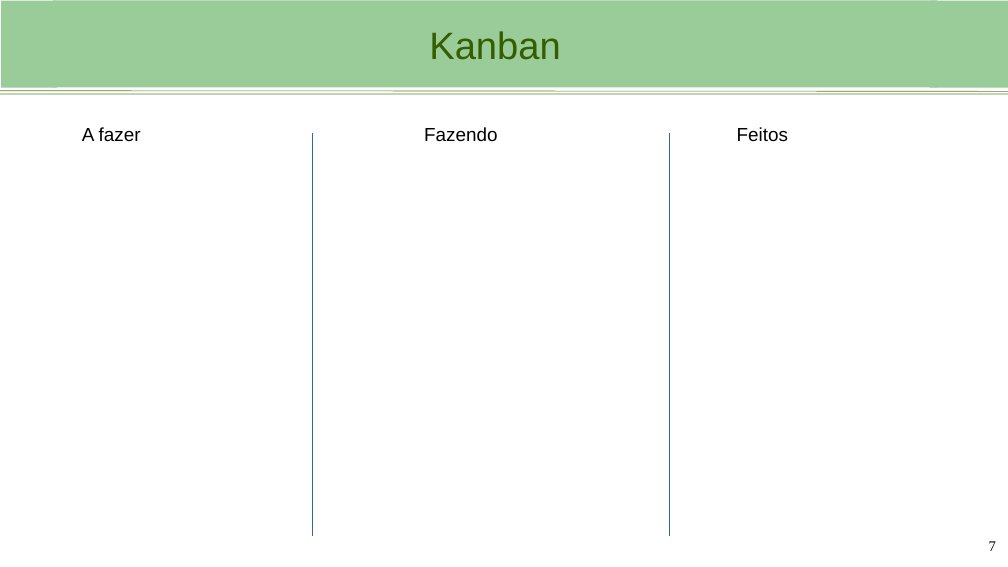
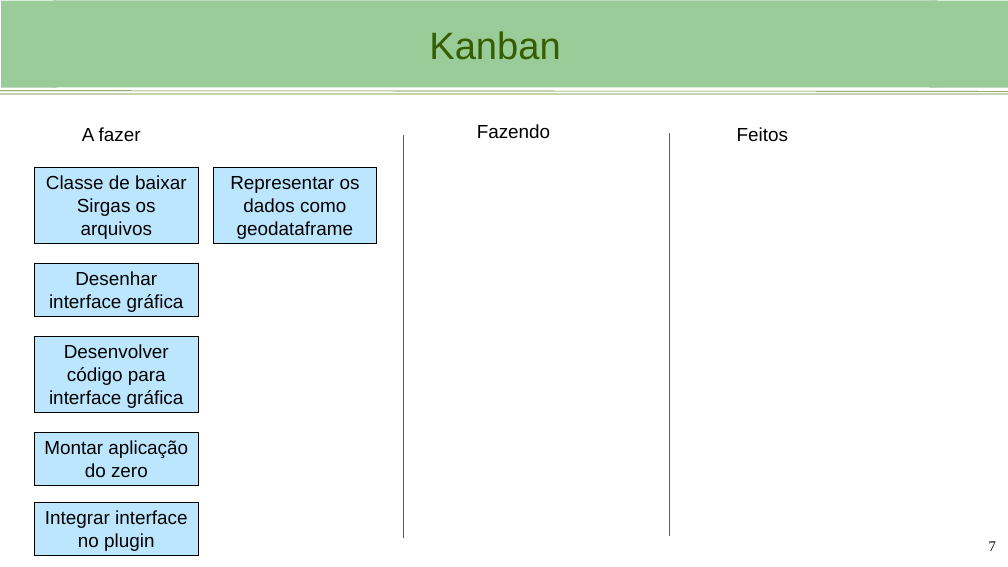
Before and after one commit to albenyfjaa/progcart, a slide deck: slide 7 of projeto_2_geopandas/docs/projeto2.pptx. Drawn at 1008x567 pixels with LibreOffice and Linux fonts; fonts in the diff are those of the drawing; background and template pictures are left out. Boxes give left, top, right and bottom in pixels: in the first picture for what was removed or moved away, otherwise in the second. Text is boxed around its words. In the diff, an @@ line names an element or a change of style, - is before the commit and + after.

```diff
--- a/projeto_2_geopandas/docs/projeto2.pptx
+++ b/projeto_2_geopandas/docs/projeto2.pptx
@@ text "Fazendo": place and size @@
-text "Fazendo" at (424,127,497,142)
+text "Fazendo" at (477,124,550,139)
@@ line moved from (312, 134) - (312, 536) to (404, 135) - (404, 538) @@
@@ rectangle added at (35,167,199,243), fill #BBE6FE, outline #000000 0.75 pt, 18 pt, text #000000 @@
+Classe de baixar Sirgas os arquivos
@@ rectangle added at (213,167,377,243), fill #BBE6FE, outline #000000 0.75 pt, 18 pt, text #000000 @@
+Representar os dados como geodataframe
@@ rectangle added at (35,263,199,317), fill #BBE6FE, outline #000000 0.75 pt, 18 pt, text #000000 @@
+Desenhar interface gráfica
@@ rectangle added at (35,337,199,413), fill #BBE6FE, outline #000000 0.75 pt, 18 pt, text #000000 @@
+Desenvolver código para interface gráfica
@@ rectangle added at (35,433,199,486), fill #BBE6FE, outline #000000 0.75 pt, 18 pt, text #000000 @@
+Montar aplicação do zero
@@ rectangle added at (35,502,199,556), fill #BBE6FE, outline #000000 0.75 pt, 18 pt, text #000000 @@
+Integrar interface no plugin
```
Also in this commit, not shown: 2 other slides changed, 6 other files.
